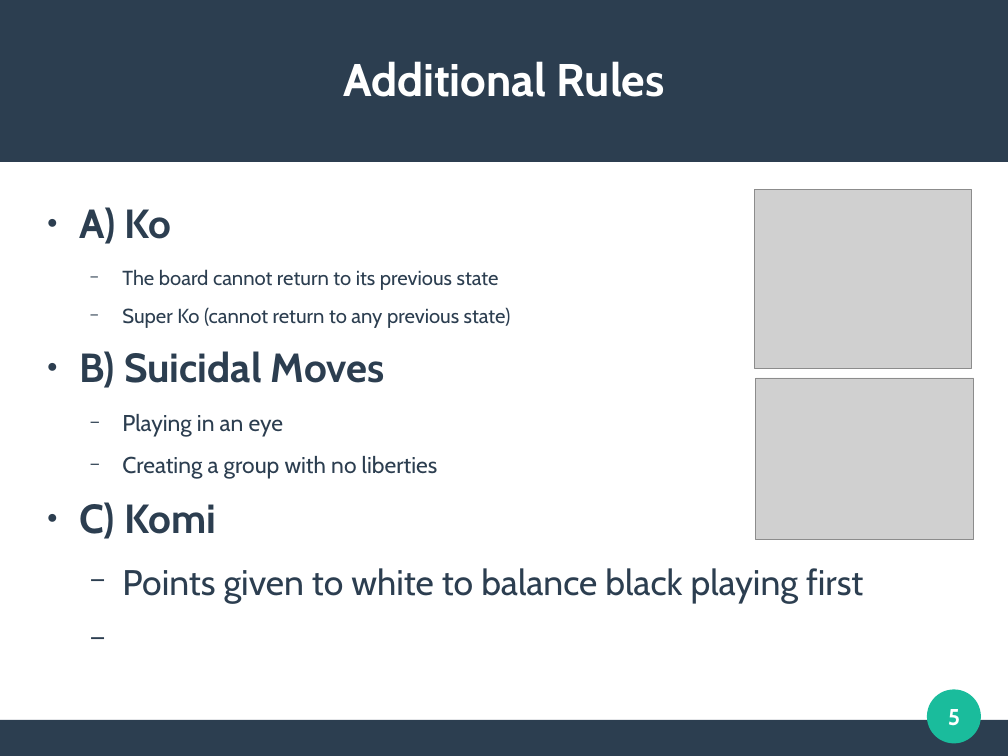
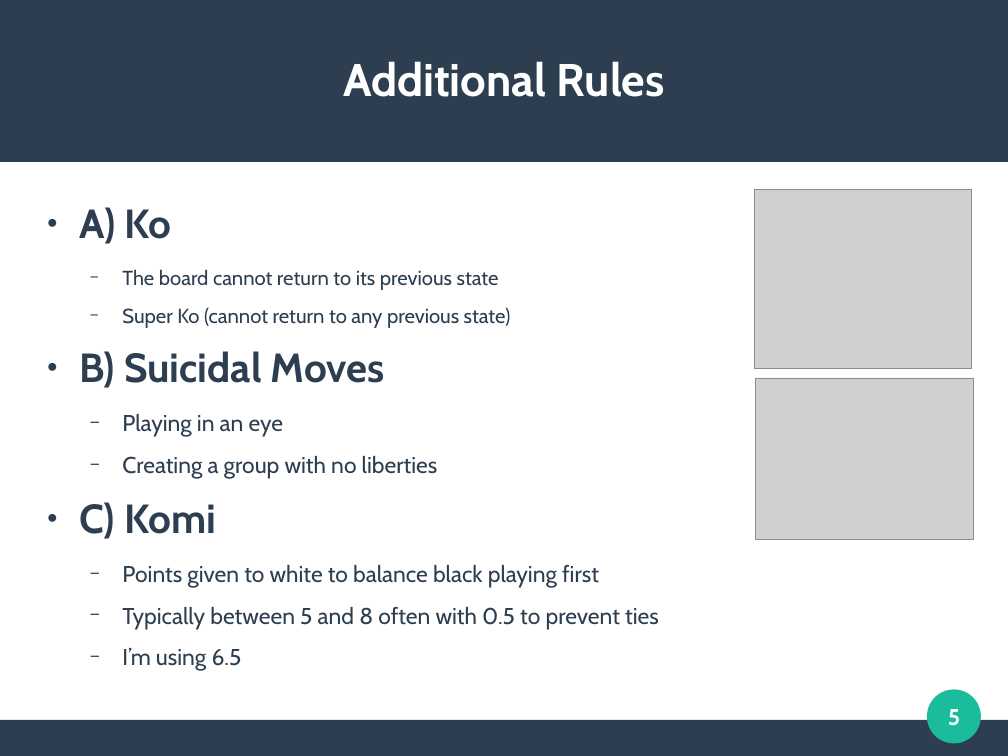
Before and after one commit to DSWallach/CommonLisp-Go, a slide deck: slide 5 of docs/WallachPresentation.odp. Drawn at 1008x756 pixels with LibreOffice and Linux fonts; fonts in the diff are those of the drawing; grey boxes stand for pictures. Boxes give left, top, right and bottom in pixels: in the first picture for what was removed or moved away, otherwise in the second. Text is boxed around its words. In the diff, an @@ line names an element or a change of style, - is before the commit and + after.

Commit message:
Finished presentation

```diff
--- a/docs/WallachPresentation.odp
+++ b/docs/WallachPresentation.odp
@@ text at (122,565,599,588): size 28 to 18 pt in "Points given to white to balance black ..." @@
@@ text at (122,607,659,671): paragraphs added @@
+  − Typically between 5 and 8 often with 0.5 to prevent ties
+  − I’m using 6.5
```
Also in this commit, not shown: 1 other slide changed, 7 slides added, 4 slides removed, 10 other files.
